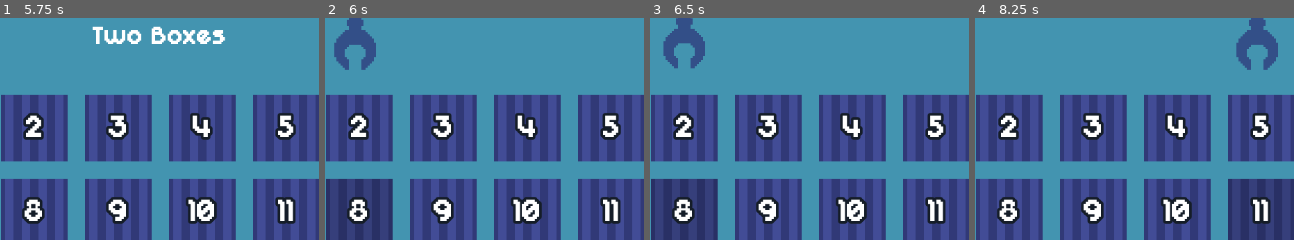
Above: before the commit, frames 1-4 (left to right).
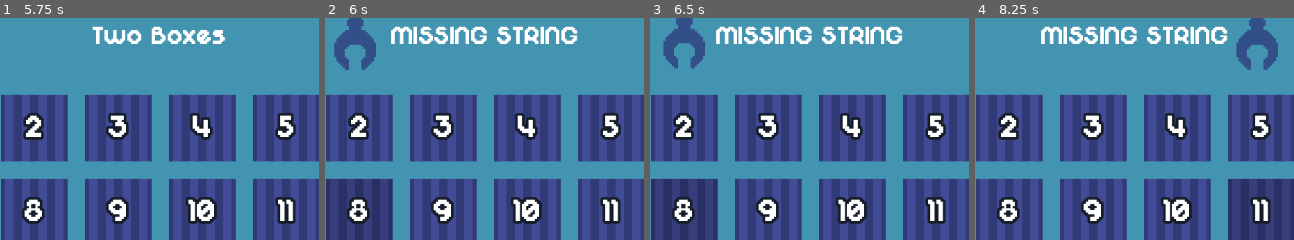
Above: after the commit, the same moments.

Repository: rafesholler/gmtk-2025
Game: Godot game, scene res://Menu/LevelSelect.tscn
The game is run twice, just before and just after one commit, with the same random seed, the same clock (stepped at 60 frames per second) and the same inputs. This scene is started directly instead of the project's main scene.
Inputs:
- Up to frame 1 (5.75 s): click "1" at 0.5 s; click "2" at 1.25 s; click "3" at 2 s; click "4" at 2.75 s; click "5" at 3.5 s; click "6" at 4.25 s; click "7" at 5 s
- Up to frame 2 (6 s): click "8" at 5.75 s
- Up to frame 3 (6.5 s): no input
- Up to frame 4 (8.25 s): click "9" at 6.5 s; click "10" at 7.25 s; click "11" at 8 s
The pictures show only the part of the screen within x 36-86%, y 4-54%; the shares and areas given below are measured in that part.

Frame 1 is identical in both runs. In frame 2, 2.7% of the frame differs, in the area x 20-80%, y 3-12%; in frame 3, 2.7%; in frame 4, 2.7%.
Error in both runs: Invalid access to property or key '7' on a base object of type 'Dictionary'. (res://Menu/grid.gd:9)

Commit message:
moved level names to world manager

Diff:
--- a/Menu/level_select.gd
+++ b/Menu/level_select.gd
@@ -14,23 +14,7 @@
 
 
 func _on_level_mouse_entered(level_num: int) -> void:
-	var name = ""
-	match level_num:
-		0:
-			name = "Boxes"
-		1:
-			name = "Button Press"
-		2:
-			name = "Big Heavy Box"
-		3:
-			name = "Sliding Platforms"
-		4:
-			name = "Blocked Exit"
-		5:
-			name = "Two Doors"
-		6:
-			name = "Two Boxes"
-
+	var name = WorldManager.get_level_name(level_num)
 	$CanvasLayer/LevelName.text = name
 
 
--- a/World/world_manager.gd
+++ b/World/world_manager.gd
@@ -41,3 +41,25 @@
 			value = -70
 		AudioServer.set_bus_volume_db(2, value)
 		sound_volume = value
+
+
+
+func get_level_name(number: int) -> String:
+	match number:
+		0:
+			return "Boxes"
+		1:
+			return "Button Press"
+		2:
+			return "Big Heavy Box"
+		3:
+			return "Sliding Platforms"
+		4:
+			return "Blocked Exit"
+		5:
+			return "Two Doors"
+		6:
+			return "Two Boxes"
+		_:
+			printerr("Cannot find name of level " + str(number))
+			return "MISSING STRING"
